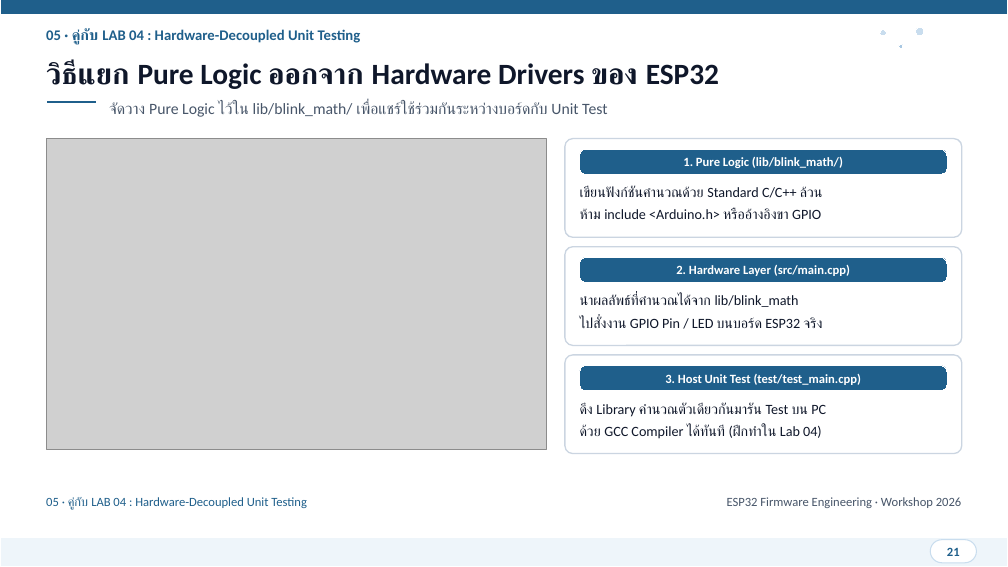
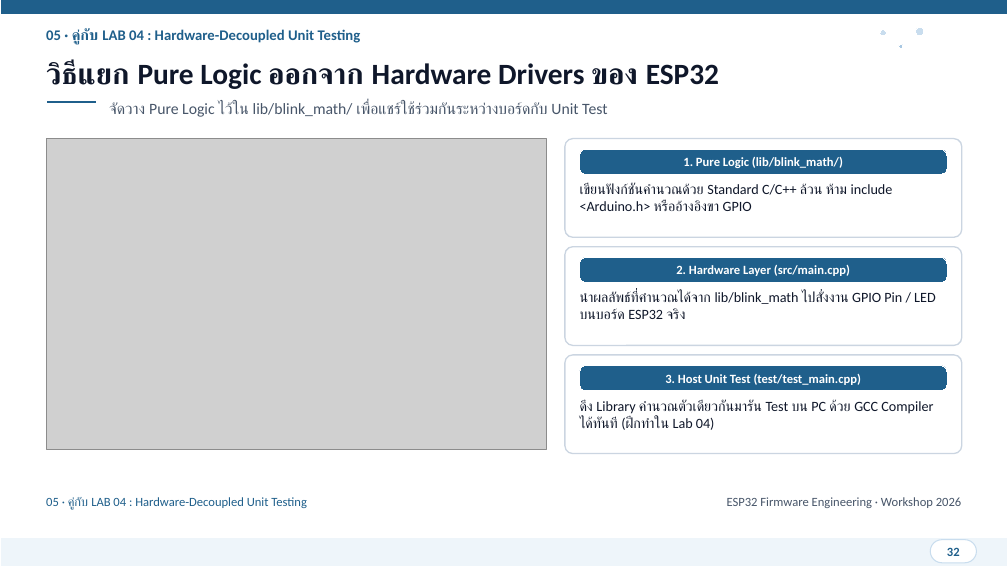
Before and after one commit to FreshmanMentor/git-practice, a slide deck: slide 32 of presentation/ESP32_Git_CICD_Workshop.pptx (slide 21 before the commit). Drawn at 1008x567 pixels with LibreOffice and Linux fonts; fonts in the diff are those of the drawing; grey boxes stand for pictures. Boxes give left, top, right and bottom in pixels: in the first picture for what was removed or moved away, otherwise in the second. Text is boxed around its words. In the diff, an @@ line names an element or a change of style, - is before the commit and + after.

```diff
--- a/presentation/ESP32_Git_CICD_Workshop.pptx
+++ b/presentation/ESP32_Git_CICD_Workshop.pptx
@@ text at [580,183,893,211]: text changed @@
-เขียนฟังก์ชันคำนวณด้วย Standard C/C++ ล้วน
-ห้าม include <Arduino.h> หรืออ้างอิงขา GPIO
+เขียนฟังก์ชันคำนวณด้วย Standard C/C++ ล้วน ห้าม include <Arduino.h> หรืออ้างอิงขา GPIO
@@ text at [580,291,936,319]: text changed @@
-นำผลลัพธ์ที่คำนวณได้จาก lib/blink_math
-ไปสั่งงาน GPIO Pin / LED บนบอร์ด ESP32 จริง
+นำผลลัพธ์ที่คำนวณได้จาก lib/blink_math ไปสั่งงาน GPIO Pin / LED บนบอร์ด ESP32 จริง
@@ text at [580,399,933,430]: text changed @@
-ดึง Library คำนวณตัวเดียวกันมารัน Test บน PC
-ด้วย GCC Compiler ได้ทันที (ฝึกทำใน Lab 04)
+ดึง Library คำนวณตัวเดียวกันมารัน Test บน PC ด้วย GCC Compiler ได้ทันที (ฝึกทำใน Lab 04)
@@ text at [947,547,960,556]: text changed @@
-21
+32
```
Also in this commit, not shown: 27 other slides changed, 11 slides added, 1 other file.
